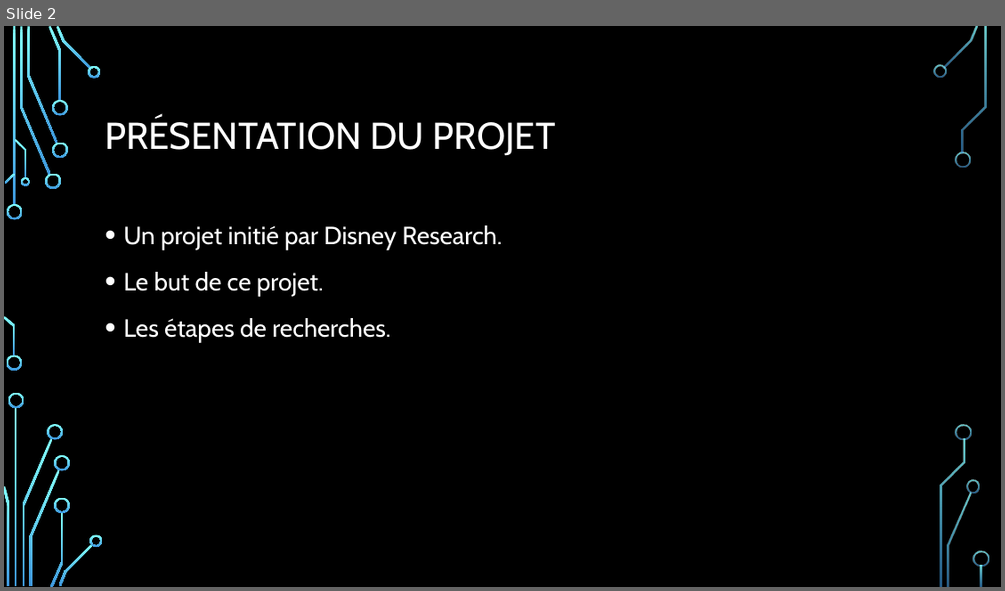
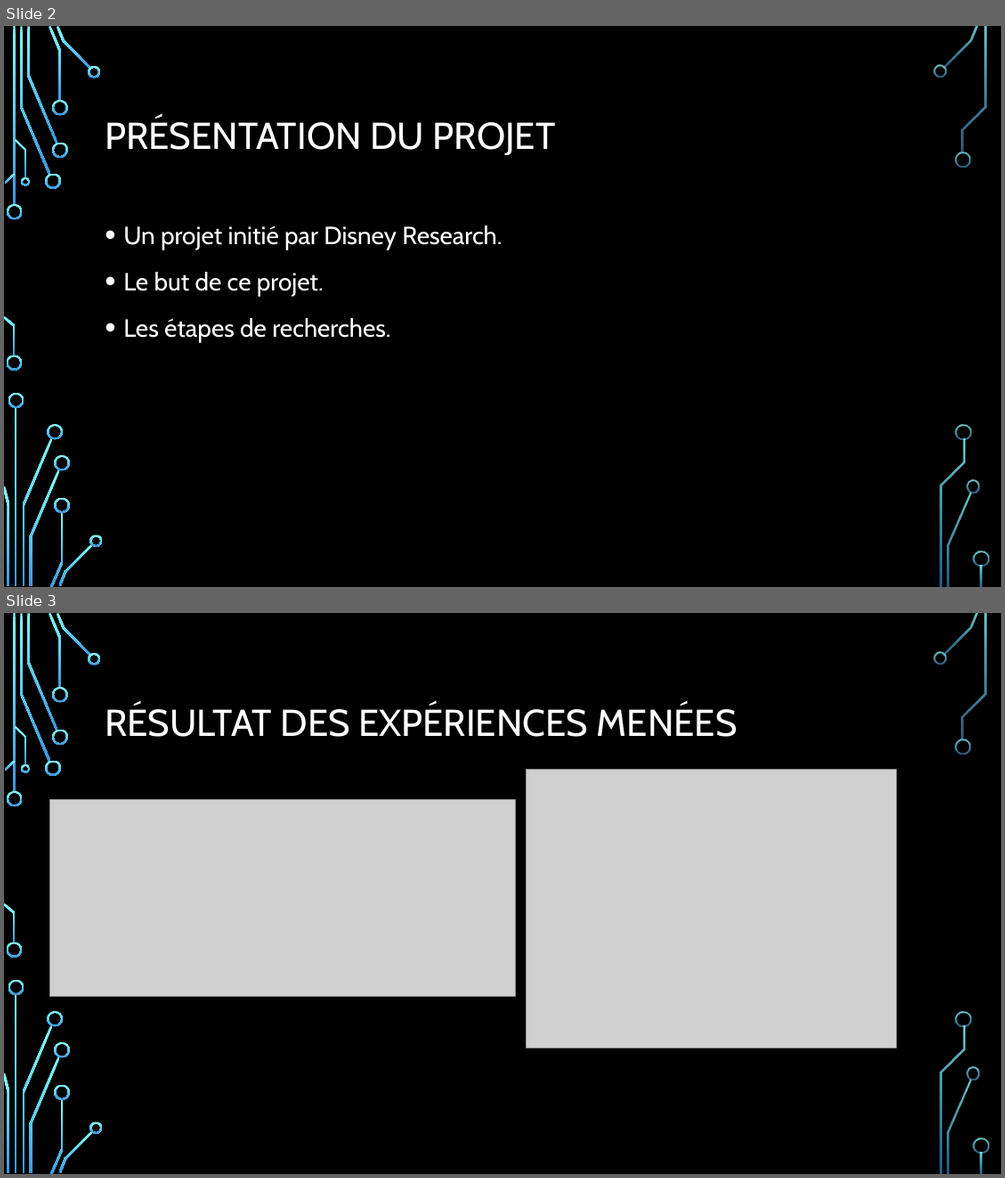
Before and after one commit to AE-L/Projet-SmartPatate, a slide deck: Projet smart-patate.pptx. Shown one above the other, each under a label of ours: slide 2 before the commit, slides 2 and 3 after it. The pictures are 1005x591 and 1005x1178 pixels, drawn with LibreOffice and Linux fonts; fonts in the diff are those of the drawing; grey boxes stand for pictures; background and template pictures are left out. Boxes give left, top, right and bottom in pixels: in the first picture for what was removed or moved away, otherwise in the second. Text is boxed around its words. In the diff, an @@ line names an element or a change of style, - is before the commit and + after.

```diff
--- a/Projet smart-patate.pptx
+++ b/Projet smart-patate.pptx
@@ slide 3 added at (x1=4, y1=613, x2=1001, y2=1174), background picture (left out); not listed: 36 template elements that a slide beside it also shows @@
@@ title added at (x1=105, y1=705, x2=737, y2=737), 36 pt, text #FFFFFF @@
+RÉSULTAT DES EXPÉRIENCES MENÉES
@@ picture added at (x1=526, y1=770, x2=896, y2=1047) @@
@@ picture added at (x1=50, y1=799, x2=516, y2=997) @@
```
Also in this commit, not shown: 2 other slides added.
